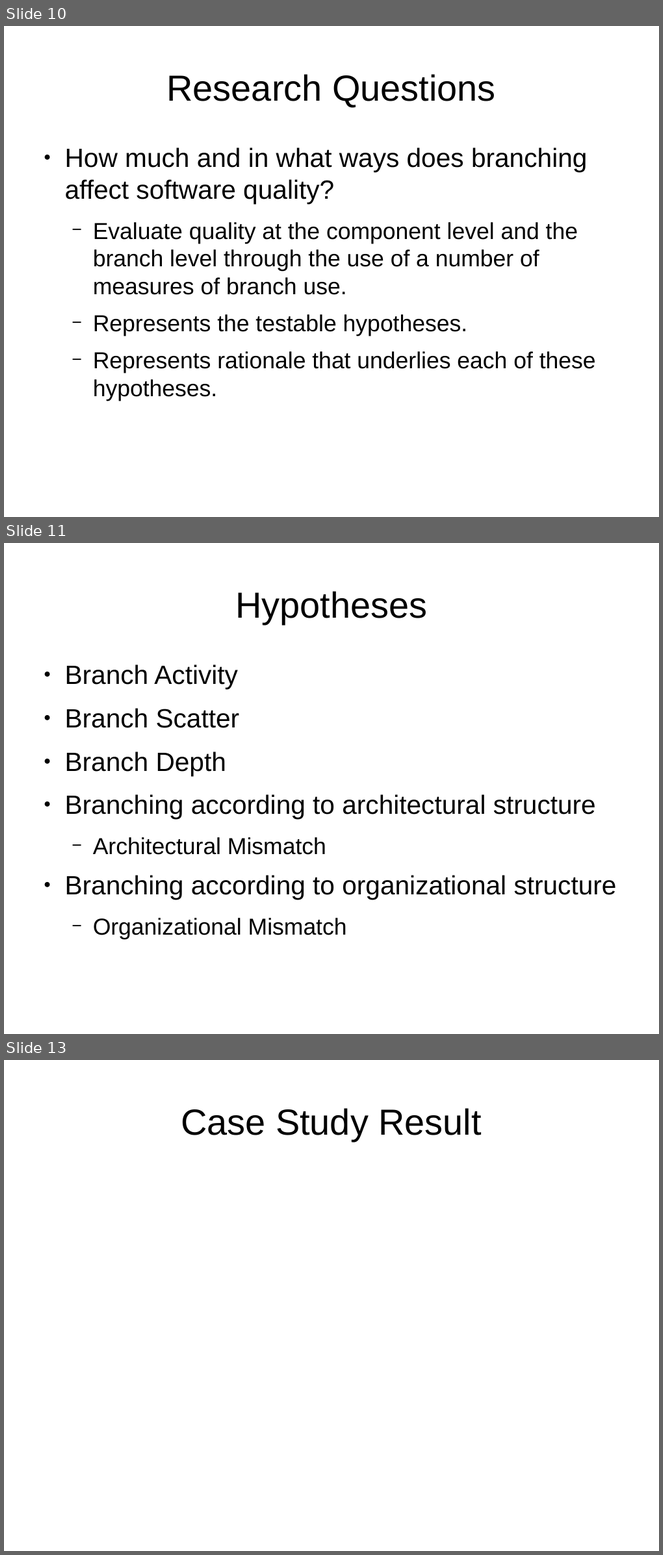
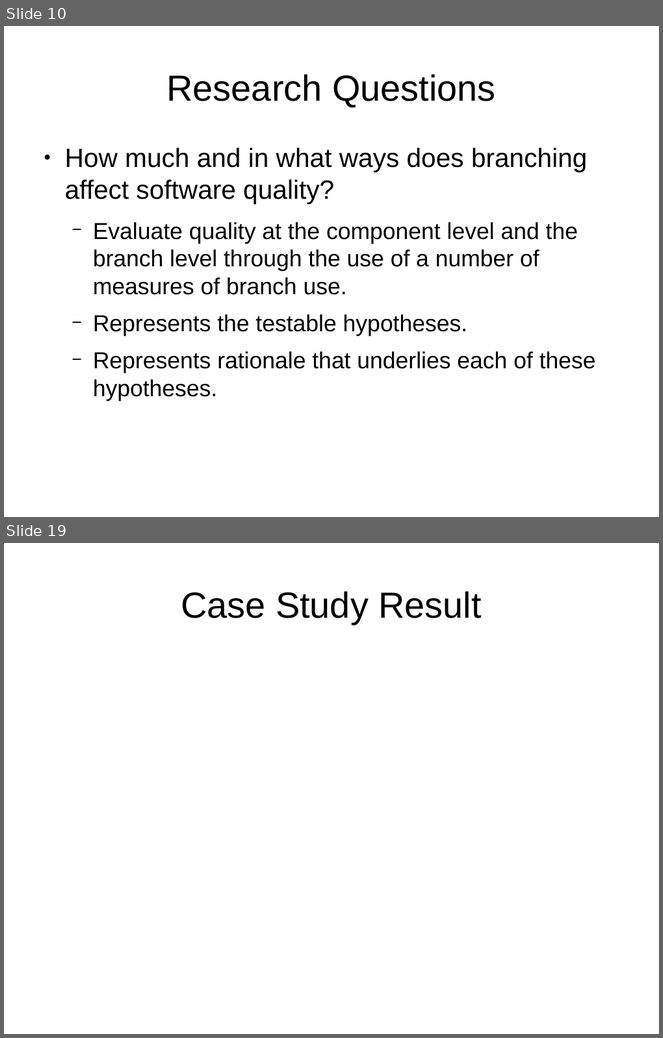
Before and after one commit to tajmilur-rahman/LOG6307, a slide deck: paper-presentation/slides.odp. Shown one above the other, each under a label of ours: slides 10, 11 and 13 before the commit, slides 10 and 19 after it; the slides between them are not shown. The pictures are 663x1555 and 663x1038 pixels, drawn with LibreOffice and Linux fonts; fonts in the diff are those of the drawing. Boxes give left, top, right and bottom in pixels: in the first picture for what was removed or moved away, otherwise in the second. Text is boxed around its words. In the diff, an @@ line names an element or a change of style, - is before the commit and + after.

```diff
--- a/paper-presentation/slides.odp
+++ b/paper-presentation/slides.odp
@@ slide 11 removed at (4,543,659,1034), background #FFFFFF @@
@@ title removed at (235,591,427,624) @@
-Hypotheses
@@ text removed at (65,665,617,939) @@
-● Branch Activity
-● Branch Scatter
-● Branch Depth
-● Branching according to architectural structure
-  − Architectural Mismatch
-● Branching according to organizational structure
-  − Organizational Mismatch
@@ what was slide 13 is now slide 19 @@
```
Also in this commit, not shown: 3 slides changed, 8 slides added, 1 other slide removed, 3 other files.
